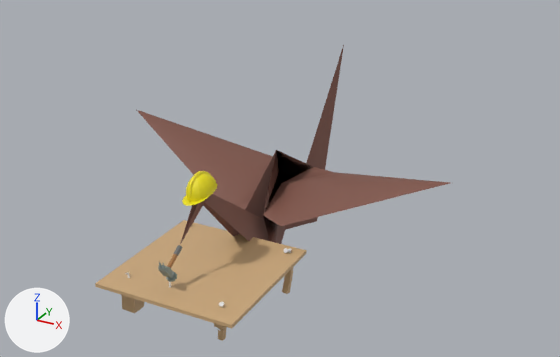
What one commit did to the glTF model public/models/crane-making-table.glb.
Rendered twice from a 50 mm camera at (3.08, -5.99, 3.36) aimed at (0.22, -0.79, 0.76). Lighting does not change. The marker at lower left points along +X, +Y and +Z. The first picture is the older version. Where no turn or scale is listed for an object, it has been applied to the vertices.

Objects in the first picture: 'CraneProjectsBaked', 'Hammer', 'Hardhat', 'Nail.002', 'Nail.006', 'Table'.
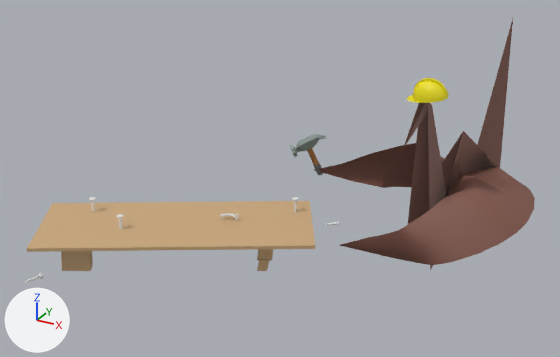
Commit message: feat: match the projects hero scene to the Figma mock

ob_crane is not drawn itself; it is the parent of ob_hammer, ob_hardhat.

What differs and where, as boxes [x1, y1, x2, y2] in the pictures (560 x 357 px):
'Table', moved, turned, rescaled: before [95, 220, 307, 341]; after [27, 201, 315, 271]
'Plane', added (brown): after [314, 19, 535, 270]
'CraneProjectsBaked', deleted (brown): before [137, 45, 450, 244]
'Hardhat', moved, turned, rescaled: before [182, 171, 217, 206]; after [407, 78, 449, 103]
'Hammer', moved, turned, rescaled: before [158, 245, 183, 282]; after [290, 134, 326, 175]
'Nail.006', moved, turned, rescaled: before [125, 272, 130, 278]; after [26, 272, 43, 282]
'Nail.002', moved, rescaled: before [288, 248, 292, 253]; after [116, 214, 124, 229]

Diff of the bpy script that builds the scene:
```diff
--- a/public/models/crane-making-table.glb.py
+++ b/public/models/crane-making-table.glb.py
@@ me_plane @@
+me_plane.from_pydata(...)  # 216 vertices, 288 faces; spans x -1.07..0.96, y -0.74..0.92, z -0.98..0.98
+me_plane.materials.append(mat_material_002)  # brown #805549
@@ ob_crane @@
 ob_crane.parent = ob_web_export_root
-ob_crane.location = (0.15, -0.55, 0.062)
-ob_crane.rotation_euler = (0.175, 0.0, -0.0698)  # degrees (10, 0, -4)
+ob_crane.location = (1.51, -0.24, -0.00101)
+ob_crane.rotation_euler = (0.0, 0.0, -1.239)  # degrees (0, 0, -71)
+ob_crane.scale = (1.18, 1.18, 1.18)
@@ ob_hammer @@
 ob_hammer.parent = ob_crane
-ob_hammer.location = (0.00764, -1.435, 0.788)
-ob_hammer.rotation_euler = (-2.713, 0.0121, 0.0688)  # degrees (-155, 0.7, 3.9)
-ob_hammer.scale = (0.441, 0.441, 0.112)
+ob_hammer.location = (-0.641, -1.031, 0.545)
+ob_hammer.rotation_euler = (1.99, 0.0, 0.295)  # degrees (114, 0, 17)
+ob_hammer.scale = (0.598, 0.598, 0.152)
@@ ob_hardhat @@
 ob_hardhat.parent = ob_crane
-ob_hardhat.location = (-0.011, -1.013, 1.178)
-ob_hardhat.rotation_euler = (0.03, -0.12, -0.0102)  # degrees (1.7, -6.9, -0.6)
-ob_hardhat.scale = (0.12, 0.164, 0.164)
+ob_hardhat.location = (0.155, -0.226, 1.382)
+ob_hardhat.rotation_euler = (0.16, 0.135, -0.4)  # degrees (9.2, 7.7, -23)
+ob_hardhat.scale = (0.101, 0.139, 0.139)
@@ ob_craneprojectsbaked @@
-ob_craneprojectsbaked = bpy.data.objects.new('CraneProjectsBaked', me_craneprojectsbaked)
-ob_craneprojectsbaked.location = (0.139, -0.709, 0.743)
@@ ob_nail_002 @@
 ob_nail_002.parent = ob_web_export_root
-ob_nail_002.location = (0.557, -1.24, 0.35)
+ob_nail_002.location = (-0.876, -1.56, 0.42)
 ob_nail_002.rotation_euler = (0.0512, -0.182, 0.164)  # degrees (2.9, -10, 9.4)
-ob_nail_002.scale = (0.0197, 0.0197, 0.0847)
+ob_nail_002.scale = (0.0295, 0.0295, 0.127)
@@ ob_nail_006 @@
 ob_nail_006.parent = ob_web_export_root
-ob_nail_006.location = (-0.306, -2.157, 0.363)
-ob_nail_006.rotation_euler = (-0.208, -0.508, 0.0614)  # degrees (-12, -29, 3.5)
-ob_nail_006.scale = (0.0197, 0.0197, 0.0892)
+ob_nail_006.location = (-1.375, -2.115, 0.0315)
+ob_nail_006.rotation_euler = (-1.309, 1.571, 0.0)  # degrees (-75, 90, 0)
+ob_nail_006.scale = (0.0295, 0.0295, 0.134)
@@ ob_table @@
 ob_table.parent = ob_web_export_root
-ob_table.location = (0.0895, -1.745, 0.186)
-ob_table.rotation_euler = (0.0, 0.0, 0.0262)  # degrees (0, 0, 1.5)
-ob_table.scale = (4.62, 4.62, 0.186)
+ob_table.location = (-0.524, -1.258, 0.186)
+ob_table.rotation_euler = (0.0, 0.0, 0.524)  # degrees (0, 0, 30)
+ob_table.scale = (9.14, 3.34, 0.186)
@@ ob_plane @@
+ob_plane = bpy.data.objects.new('Plane', me_plane)
+ob_plane.location = (1.172, -0.062, 0.976)
```
